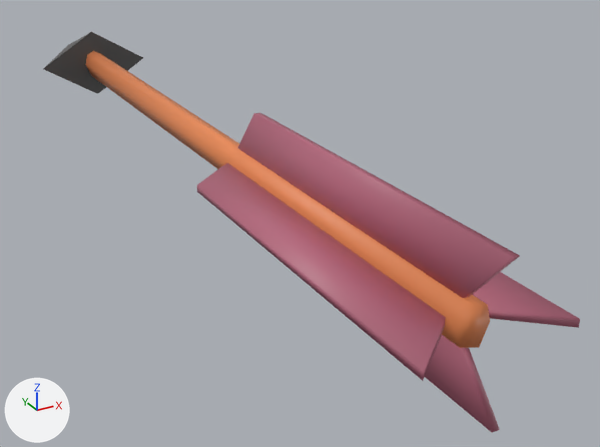
One commit to the FBX model Assets/Art/Meshes/Misc/Arrow.fbx: the scene before it, then after it.
Before and after are seen from a 50 mm lens placed at (-1.306, -3.19, 1.119), pointed at (0.358, -0.166, -0.393). Lighting does not change. The marker at lower left points along +X, +Y and +Z. Where no turn or scale is listed for an object, it has been applied to the vertices.

The first picture shows 'Arrow'.
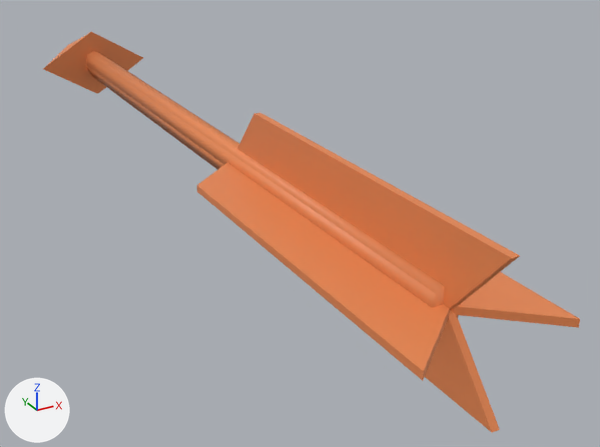
The newer file is also rescaled (x0.238), turned or shifted as a whole; pictures and numbers use the older file's frame.

Where the change shows, as pixel boxes [x1, y1, x2, y2] in the pictures (600 x 447 px; the box of a moved part takes in the faces that stretch with it):
part 1 of me_cylinder, moved or reshaped
    before: [86, 51, 490, 348]
    after: [86, 51, 459, 318]
part 2 of me_cylinder, recoloured
    both: [197, 113, 580, 432]
part 3 of me_cylinder, recoloured
    both: [43, 32, 143, 94]

What the commit changed:
me_cylinder is used by ob_arrow; location (0.0, 0.0, 0.0).
me_cylinder had 50 vertices, 39 faces and spanned x -0.31..0.31, y -1.88..2.33, z -0.25..0.25.
me_cylinder now has 51 vertices, 38 faces and spans x -0.31..0.31, y -1.88..2.33, z -0.25..0.25.
Part 1, on me_cylinder:
2 vertices are removed from x -0.03..0.03, y -1.76, z -0.07..0.07.
31 faces are deleted.
4 vertices move from x -0.06..0.06, y -1.76, z -0.05..0.05 to x -0.06..0.06, y -1.64, z -0.07..0.06.
3 vertices are added at (0.04, -1.64, -0.05), (0.0, -1.64, 0.08), (-0.04, -1.64, 0.05).
30 new faces join them.
me_cylinder part 2: 24 faces spanning x -0.25..0.25, y -1.88..-0.27, z -0.25..0.25 switch from mat_feather (pink #b4677c) to mat_wood (orange #e78852).
me_cylinder part 3: 5 faces spanning x -0.31..0.31, y 1.72..2.33, z -0.19..0.19 switch from mat_head (dark grey #555555) to mat_wood (orange #e78852).
me_cylinder part 4: the surface is now shaded flat.
